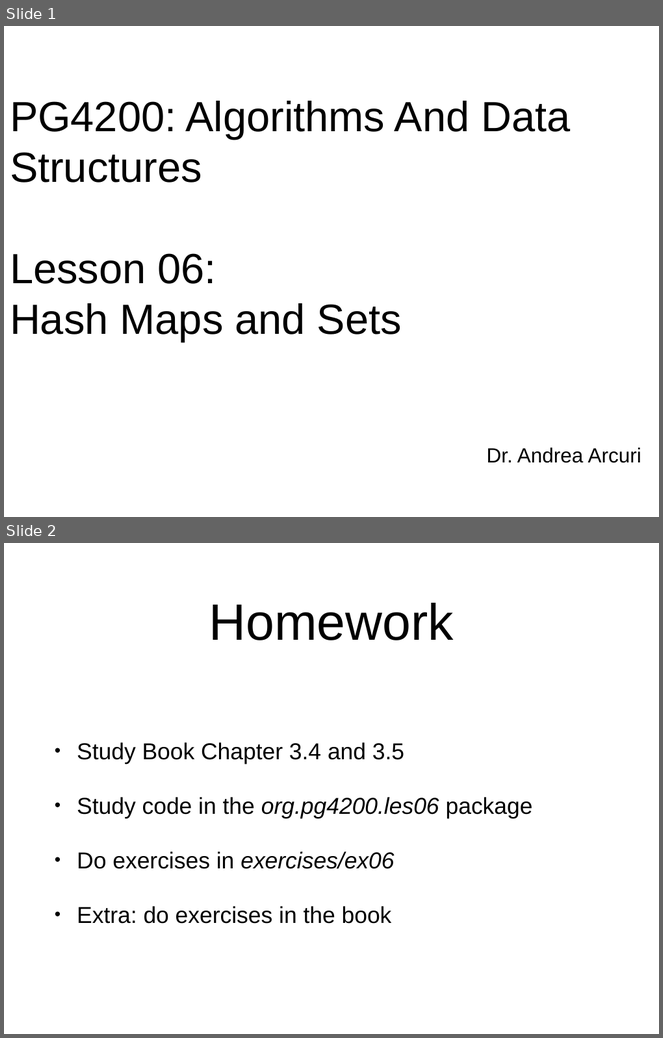
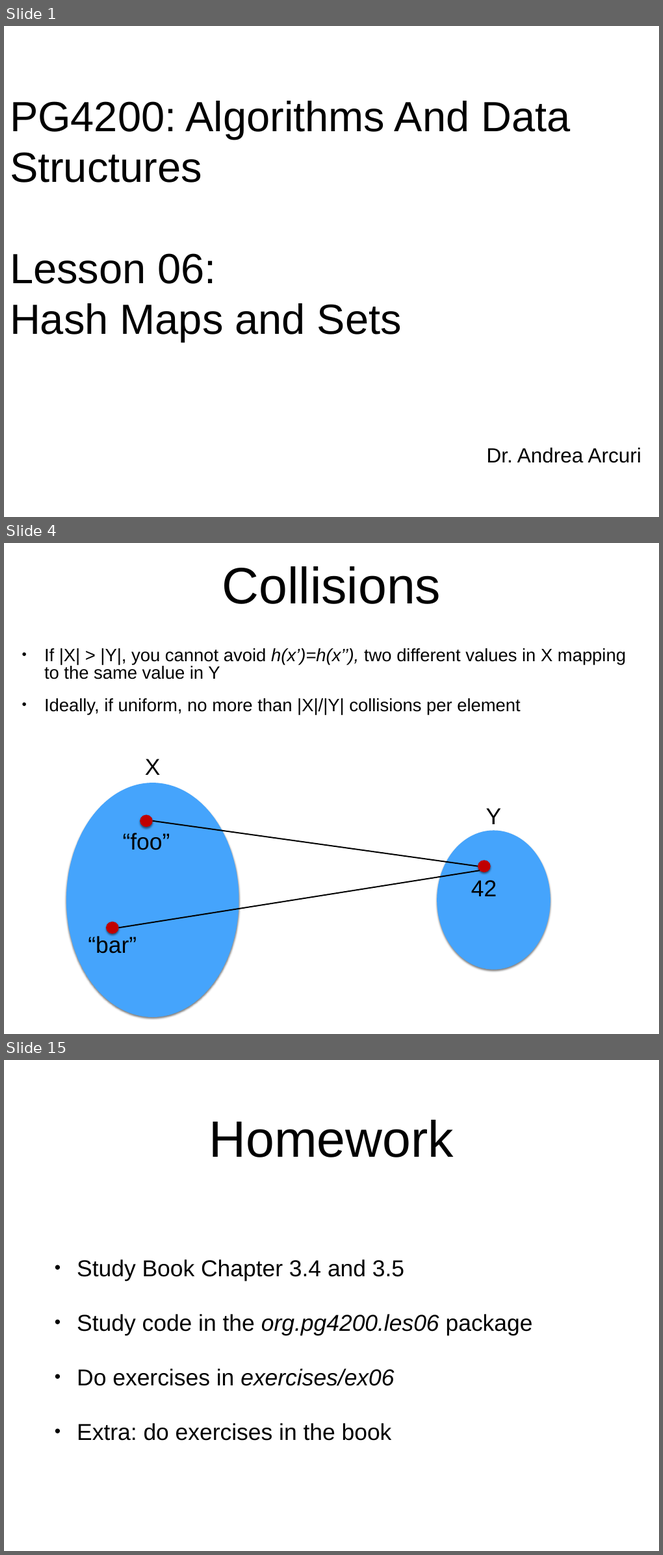
Before and after one commit to arcuri82/algorithms, a slide deck: docs/slides/06/06_hash_maps.pptx. Shown one above the other, each under a label of ours: slides 1 and 2 before the commit, slides 1, 4 and 15 after it; the slides between them are not shown. The pictures are 663x1038 and 663x1555 pixels, drawn with LibreOffice and Linux fonts; fonts in the diff are those of the drawing. Boxes give left, top, right and bottom in pixels: in the first picture for what was removed or moved away, otherwise in the second. Text is boxed around its words. In the diff, an @@ line names an element or a change of style, - is before the commit and + after.

```diff
--- a/docs/slides/06/06_hash_maps.pptx
+++ b/docs/slides/06/06_hash_maps.pptx
@@ slide 4 added at <box>4,543,659,1034</box>, background #FFFFFF @@
@@ title added at <box>222,566,441,604</box>, 80 pt, text #000000 @@
+Collisions
@@ text added at <box>44,648,626,715</box>, 27.9 pt, text #000000 @@
+• If |X| > |Y|, you cannot avoid h(x’)=h(x’’), two different values in X mapping to the same value in Y
+• Ideally, if uniform, no more than |X|/|Y| collisions per element
@@ text added at <box>145,759,161,775</box>, 36 pt, text #000000 @@
+X
@@ ellipse added at <box>66,783,239,1017</box>, fill #45A4FC @@
@@ ellipse added at <box>140,815,153,827</box>, fill #C00000 @@
@@ text added at <box>486,808,502,824</box>, 36 pt, text #000000 @@
+Y
@@ text added at <box>123,833,170,850</box>, 36 pt, text #000000 @@
+“foo”
@@ line added from (153, 821) to (478, 867), #000000 2 pt @@
@@ ellipse added at <box>437,830,551,969</box>, fill #45A4FC @@
@@ line added from (119, 928) to (480, 871), #000000 2 pt @@
@@ ellipse added at <box>478,860,491,873</box>, fill #C00000 @@
@@ text added at <box>471,880,497,897</box>, 36 pt, text #000000 @@
+42
@@ ellipse added at <box>106,922,119,934</box>, fill #C00000 @@
@@ text added at <box>88,936,137,954</box>, 36 pt, text #000000 @@
+“bar”
@@ what was slide 2 is now slide 15 @@
```
Also in this commit, not shown: 12 other slides added.
